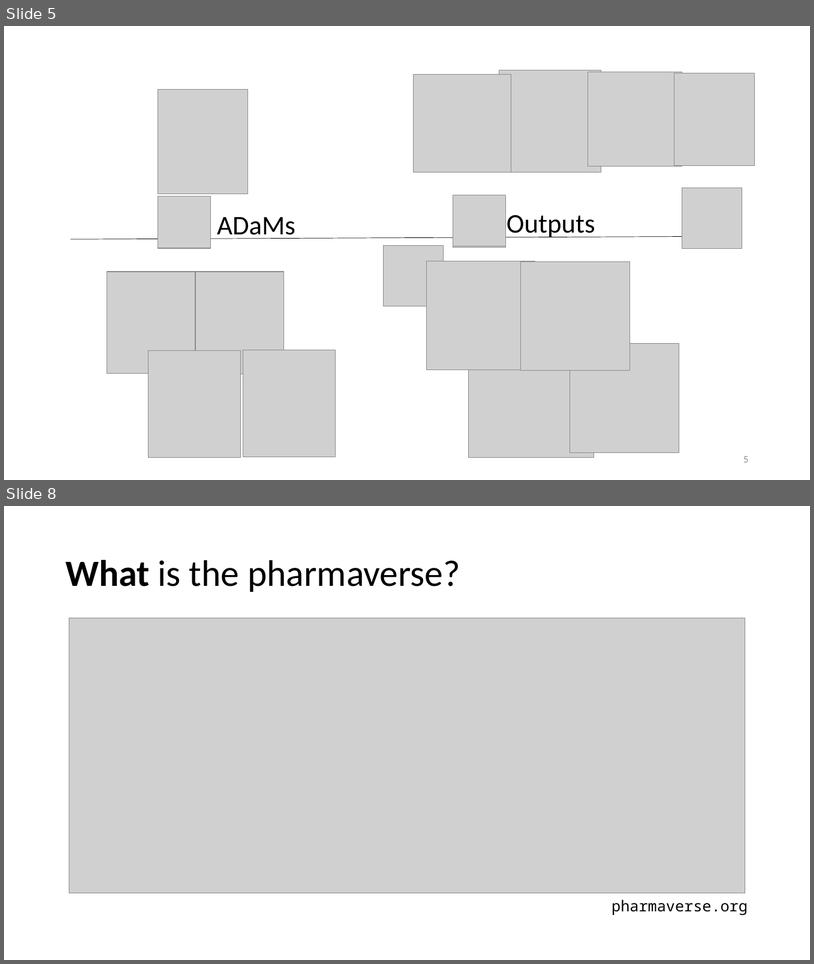
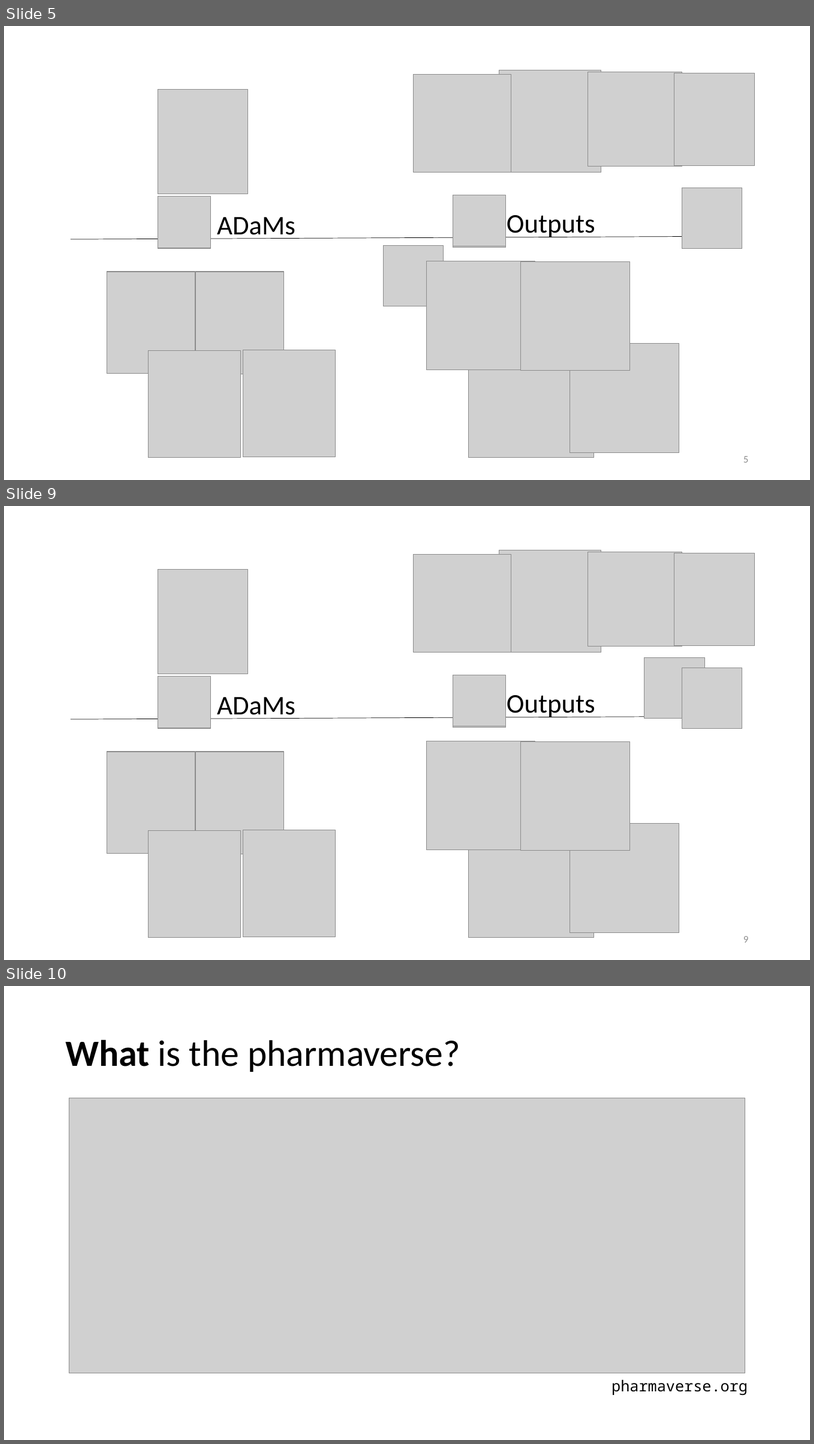
Before and after one commit to posit-conf-2024/pharmaverse, a slide deck: materials/4-Recap_Pharmaverse_Workshop/Contributing_to_the_Pharmaverse_and_Recap.pptx. Shown one above the other, each under a label of ours: slides 5 and 8 before the commit, slides 5, 9 and 10 after it; the slides between them are not shown. The pictures are 814x964 and 814x1444 pixels, drawn with LibreOffice and Linux fonts; fonts in the diff are those of the drawing; grey boxes stand for pictures. Boxes give left, top, right and bottom in pixels: in the first picture for what was removed or moved away, otherwise in the second. Text is boxed around its words. In the diff, an @@ line names an element or a change of style, - is before the commit and + after.

```diff
--- a/materials/4-Recap_Pharmaverse_Workshop/Contributing_to_the_Pharmaverse_and_Recap.pptx
+++ b/materials/4-Recap_Pharmaverse_Workshop/Contributing_to_the_Pharmaverse_and_Recap.pptx
@@ slide 9 added at [4, 506, 810, 960], background #FFFFFF @@
@@ picture added at [414, 554, 512, 652] @@
@@ picture added at [500, 550, 602, 652] @@
@@ picture added at [588, 552, 682, 646] @@
@@ picture added at [675, 553, 755, 646] @@
@@ picture added at [158, 570, 248, 673] @@
@@ picture added at [645, 658, 705, 718] @@
@@ picture added at [158, 677, 211, 728] @@
@@ picture added at [158, 676, 211, 727] @@
@@ picture added at [453, 676, 506, 727] @@
@@ picture added at [453, 675, 506, 726] @@
@@ picture added at [682, 668, 743, 729] @@
@@ text added at [217, 697, 296, 719], 32 pt, text #000000 @@
+ADaMs
@@ text added at [507, 695, 596, 717], 32 pt, text #000000 @@
+Outputs
@@ line added from (71, 719) to (682, 717), #000000 0.5 pt @@
@@ picture added at [107, 751, 195, 853] @@
@@ picture added at [196, 751, 284, 854] @@
@@ picture added at [427, 741, 535, 850] @@
@@ picture added at [521, 741, 630, 850] @@
@@ picture added at [243, 829, 336, 937] @@
@@ picture added at [469, 812, 594, 937] @@
@@ picture added at [570, 823, 679, 933] @@
@@ picture added at [148, 830, 240, 937] @@
@@ page number added at [744, 936, 749, 942], 12 pt, text #8C8C8C @@
+9
@@ what was slide 8 is now slide 10 @@
```
Also in this commit, not shown: 1 slide changed, 2 other slides added, 1 slide removed.
